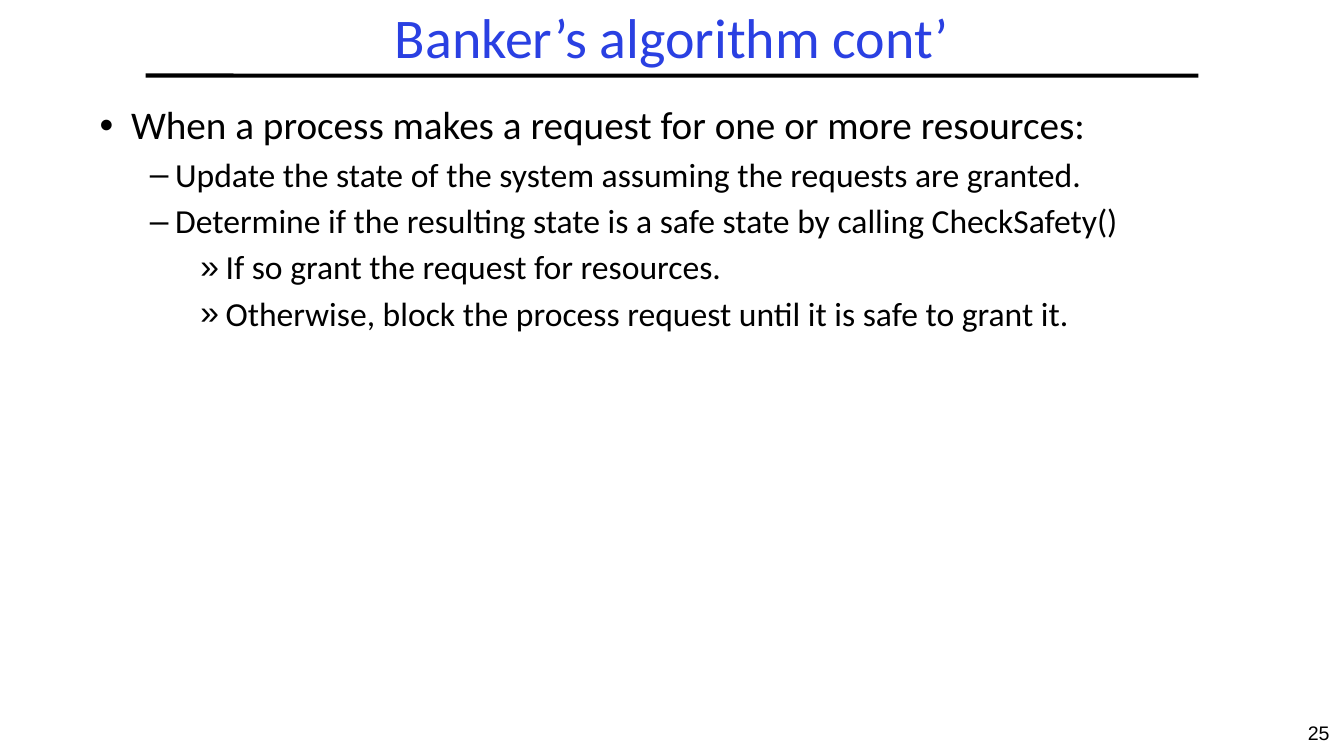
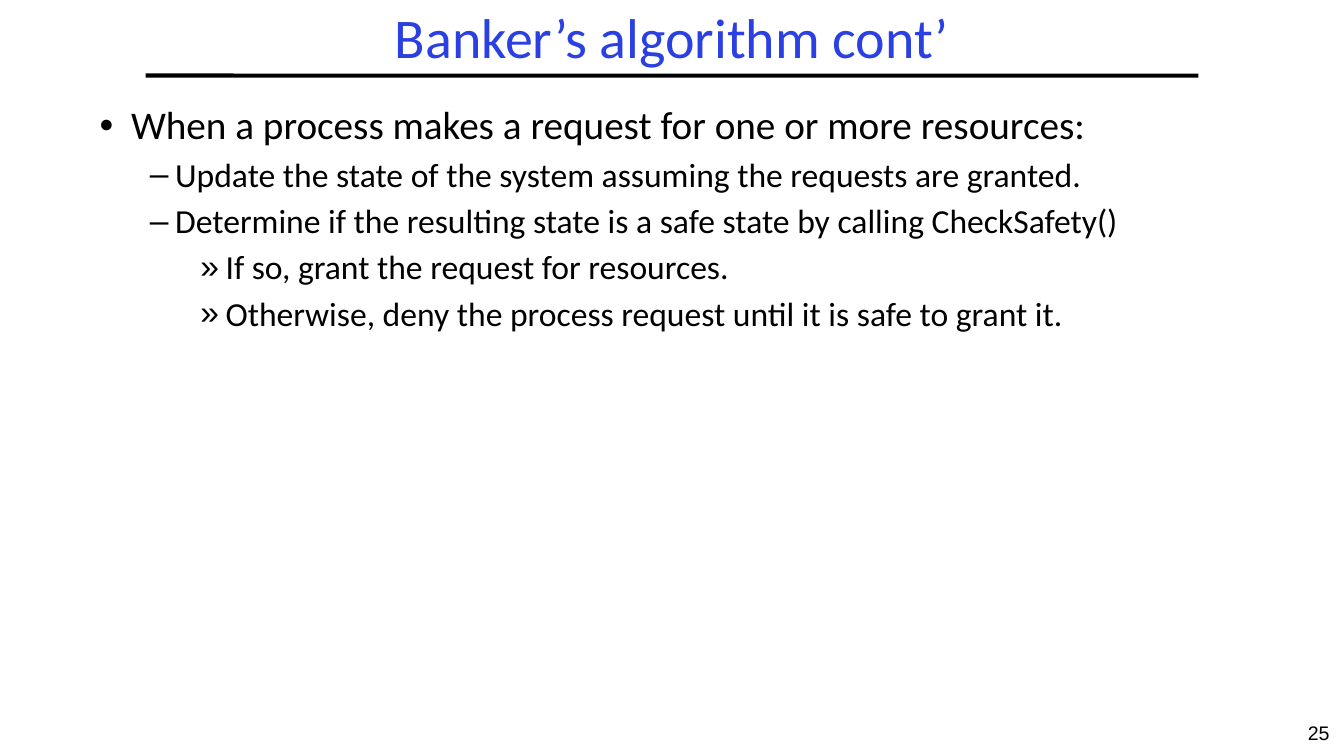
Before and after one commit to guhofstra/CSC256Fa25, a slide deck: slide 25 of PPTs/L4-Deadlocks.pptx. Drawn at 1344x756 pixels with LibreOffice and Linux fonts; fonts in the diff are those of the drawing. Boxes give left, top, right and bottom in pixels: in the first picture for what was removed or moved away, otherwise in the second. Text is boxed around its words. In the diff, an @@ line names an element or a change of style, - is before the commit and + after.

```diff
--- a/PPTs/L4-Deadlocks.pptx
+++ b/PPTs/L4-Deadlocks.pptx
@@ text at (x1=226, y1=255, x2=1062, y2=332): text changed @@
-    » If so grant the request for resources.
-    » Otherwise, block the process request until it is safe to grant it.
+    » If so, grant the request for resources.
+    » Otherwise, deny the process request until it is safe to grant it.
```
Also in this commit, not shown: 1 other slide changed, 4 other files.
